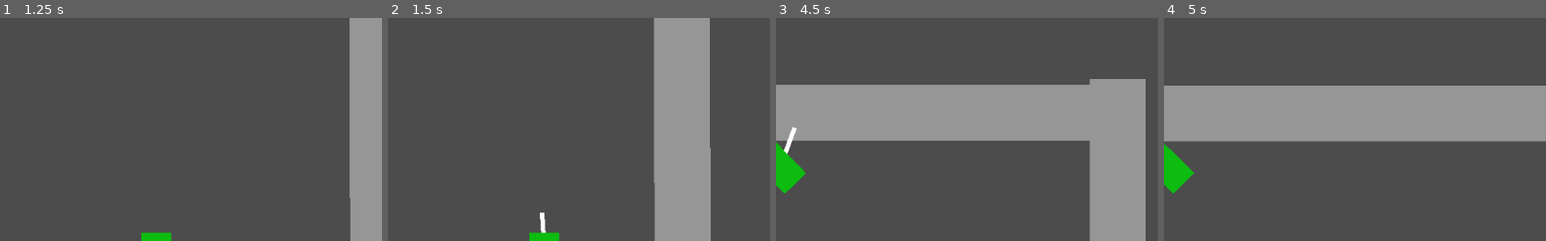
Above: before the commit, frames 1-4 (left to right).
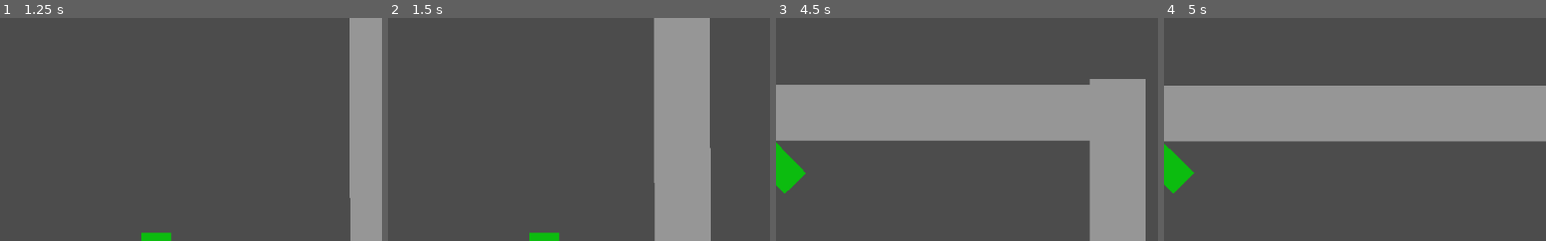
Above: after the commit, the same moments.

Repository: deengames/abu-hamid-x
Game: Godot game, scene res://prototype/Main.tscn
The game is run twice, just before and just after one commit, with the same random seed, the same clock (stepped at 60 frames per second) and the same inputs.
Inputs (mouse positions are % of the whole screen's width and height, from its top left):
- Up to frame 1 (1.25 s): move the mouse to (72, 45) at 0.52 s; hold D (move_right) from 0.53 s (still down); click (72, 45) at 0.6 s; tap Space (jump) at 0.77 s
- Up to frame 2 (1.5 s): move the mouse to (30, 55) at 1.27 s; release D (move_right) at 1.28 s; hold S (move_down) from 1.28 s (still down); click (30, 55) at 1.35 s
- Up to frame 3 (4.5 s): tap Space (jump) at 1.52, 3.02, 3.77 s; move the mouse to (60, 28) at 2.02 s; release S (move_down) at 2.03 s; hold D (move_right) 2.03-2.78 s; tap Shift (toggle_jetpack) at 2.1 s; click (60, 28) at 2.3 s; move the mouse to (45, 70) at 2.77 s; hold W (move_up) 2.78-3.53 s; tap E at 2.85 s; click (45, 70) at 3.05 s; move the mouse to (80, 65) at 3.52 s; hold A (move_left) from 3.53 s (still down); click (80, 65) at 3.6 s; move the mouse to (20, 35) at 4.27 s; click (20, 35) at 4.35 s
- Up to frame 4 (5 s): keep holding A (move_left); tap Space (jump) at 4.52 s
The pictures show only the part of the screen within x 40-90%, y 7-57%; the shares and areas given below are measured in that part.

Frame 1 is identical in both runs. In frame 2, 0.1% of the frame differs, in the area x 39-42%, y 87-97%; in frame 3, 0.2%, in the area x 2-6%, y 48-62%; in frame 4, nothing differs.

Commit message:
Static swing speed

Diff:
--- a/prototype/Player.gd
+++ b/prototype/Player.gd
@@ -14,7 +14,7 @@
 	if Input.is_action_just_pressed('attack'):
 		add_child(sword)
 		sword.connect('finish_swing', self, '_on_sword_finish_swing')
-		var starting_angle = get_angle_to(get_global_mouse_position()) + 2 * PI
+		var starting_angle = get_angle_to(get_global_mouse_position())
 		var target_angle = starting_angle + PI
 		sword.rotation = starting_angle
 		sword.swing_to(target_angle)
--- a/prototype/Sword.gd
+++ b/prototype/Sword.gd
@@ -7,7 +7,7 @@
 
 func swing_to(angle):
 	target_angle = angle
-	step = angle / 15
+	step = PI / 5
 
 func _physics_process(delta):
 	if rotation < target_angle:
